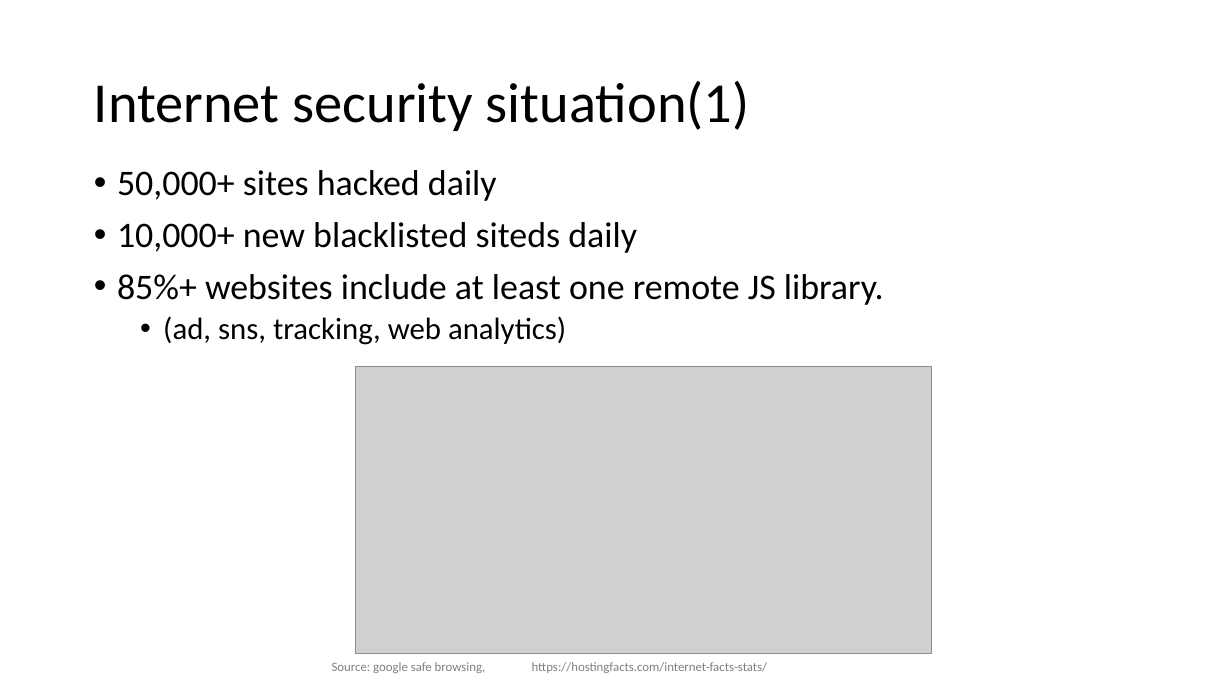
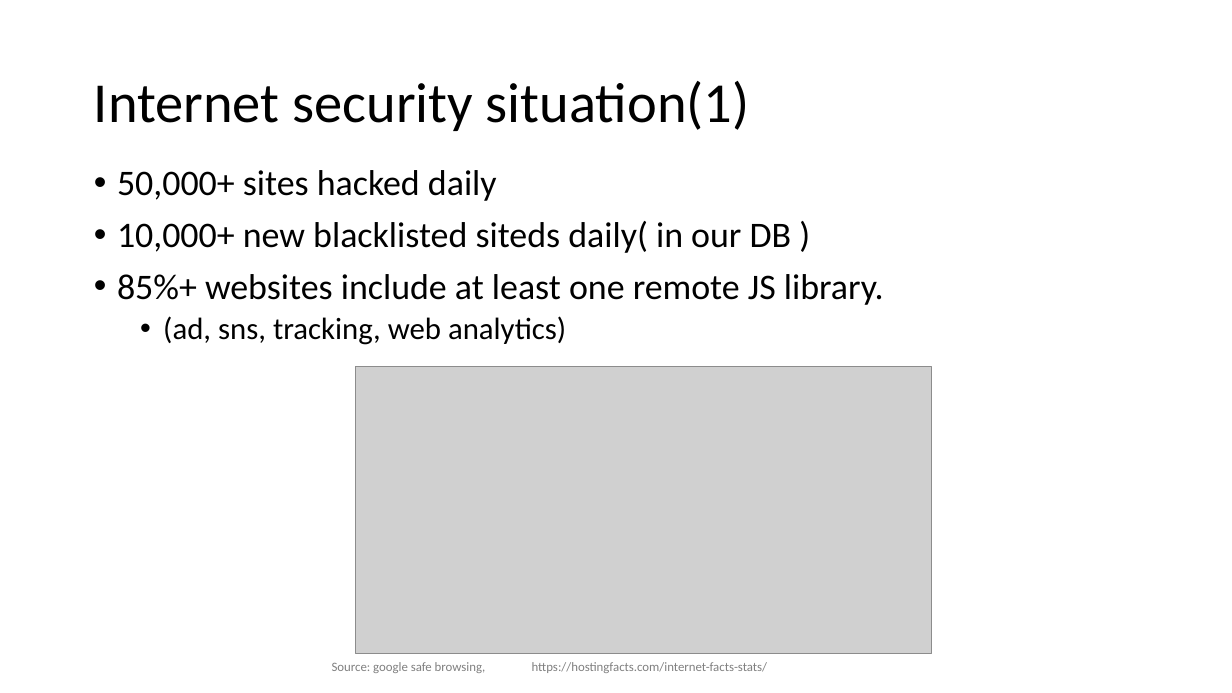
Before and after one commit to jacqbb/webscan, a slide deck: slide 3 of urlinfo_presentation.pptx. Drawn at 1232x693 pixels with LibreOffice and Linux fonts; fonts in the diff are those of the drawing; grey boxes stand for pictures; background and template pictures are left out. Boxes give left, top, right and bottom in pixels: in the first picture for what was removed or moved away, otherwise in the second. Text is boxed around its words. In the diff, an @@ line names an element or a change of style, - is before the commit and + after.

```diff
--- a/urlinfo_presentation.pptx
+++ b/urlinfo_presentation.pptx
@@ text at (117,221,792,253): text changed @@
-• 10,000+ new blacklisted siteds daily
+• 10,000+ new blacklisted siteds daily( in our DB )
```
Also in this commit, not shown: 17 other slides changed, 1 slide removed, 5 other files.
